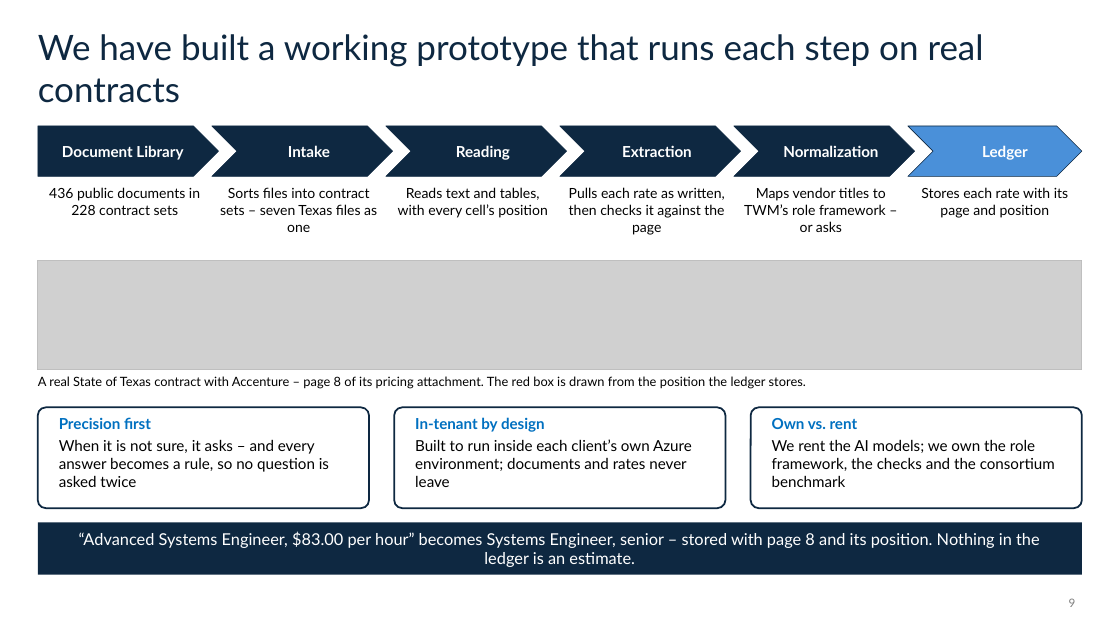
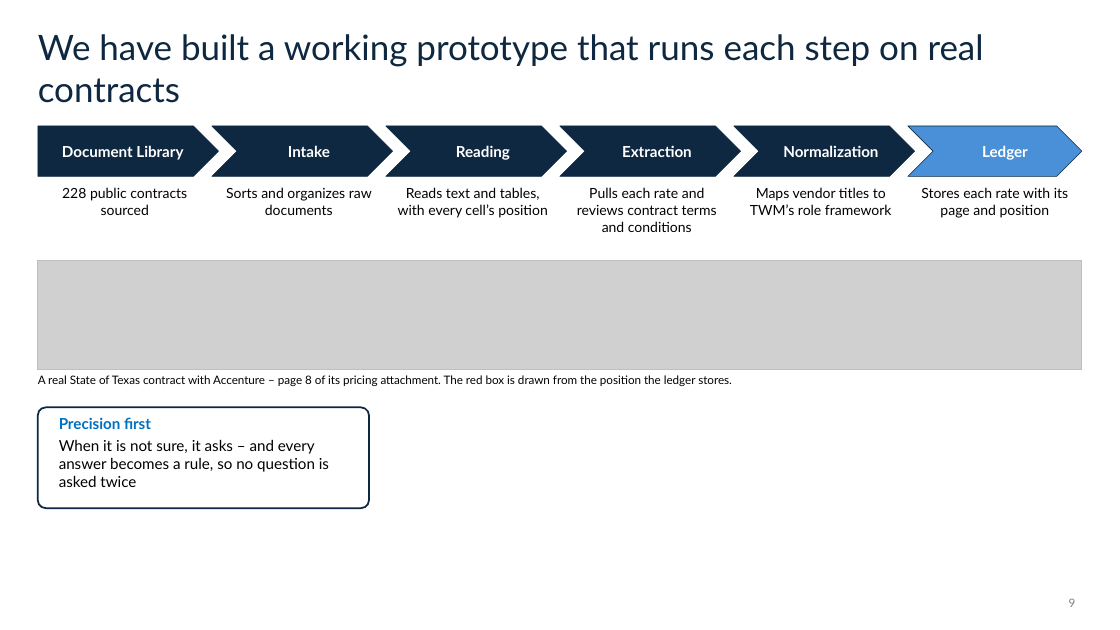
Before and after one commit to kylemac7807/twm-platform, a slide deck: slide 9 of docs/story/twm-pitch-deck-v2.pptx. Drawn at 1120x630 pixels with LibreOffice and Linux fonts; fonts in the diff are those of the drawing; grey boxes stand for pictures. Boxes give left, top, right and bottom in pixels: in the first picture for what was removed or moved away, otherwise in the second. Text is boxed around its words. In the diff, an @@ line names an element or a change of style, - is before the commit and + after.

```diff
--- a/docs/story/twm-pitch-deck-v2.pptx
+++ b/docs/story/twm-pitch-deck-v2.pptx
@@ text at (62, 187, 187, 215): text changed @@
-436 public documents in 228 contract sets
+228 public contracts sourced
@@ text at (226, 187, 372, 215): text changed @@
-Sorts files into contract sets – seven Texas files as one
+Sorts and organizes raw documents
@@ text at (577, 187, 717, 232): text changed @@
-Pulls each rate as written, then checks it against the page
+Pulls each rate and reviews contract terms and conditions
@@ text at (750, 187, 892, 215): text changed @@
-Maps vendor titles to TWM’s role framework – or asks
+Maps vendor titles to TWM’s role framework
@@ text "A real State of Texas ..." at (38, 375, 732, 386): size 11 to 10 pt @@
@@ rounded rectangle removed at (394, 408, 725, 508) @@
@@ text removed at (415, 417, 692, 487) @@
-In-tenant by design
-Built to run inside each client’s own Azure environment; documents and rates never leave
@@ rounded rectangle removed at (751, 408, 1082, 508) @@
@@ text removed at (772, 418, 1055, 487) @@
-Own vs. rent
-We rent the AI models; we own the role framework, the checks and the consortium benchmark
@@ rectangle removed at (38, 523, 1082, 575) @@
@@ text removed at (79, 531, 1040, 567) @@
-“Advanced Systems Engineer, $83.00 per hour” becomes Systems Engineer, senior – stored with page 8 and its position. Nothing in the ledger is an estimate.
```
Also in this commit, not shown: 13 other slides changed.
